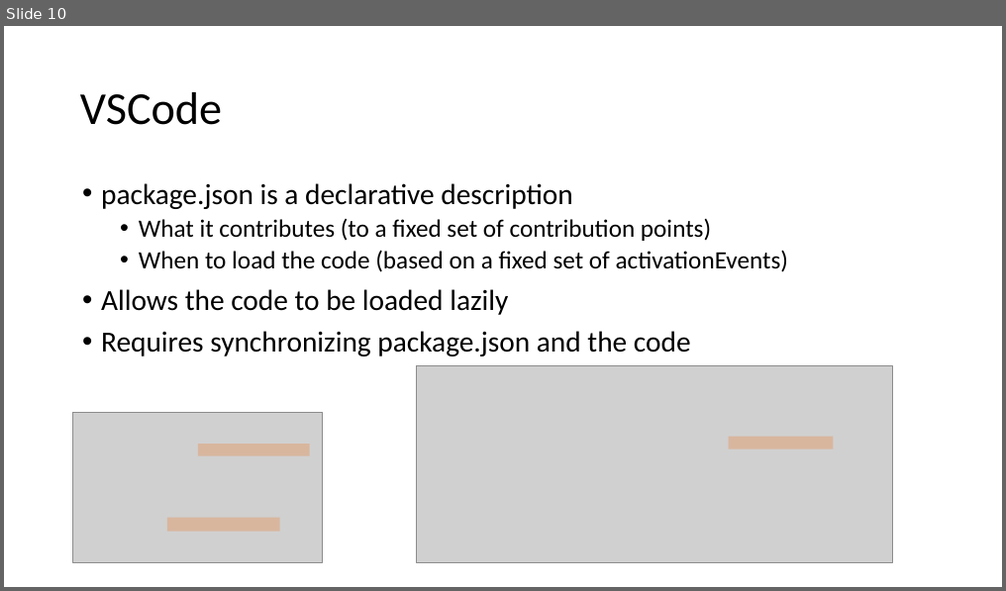
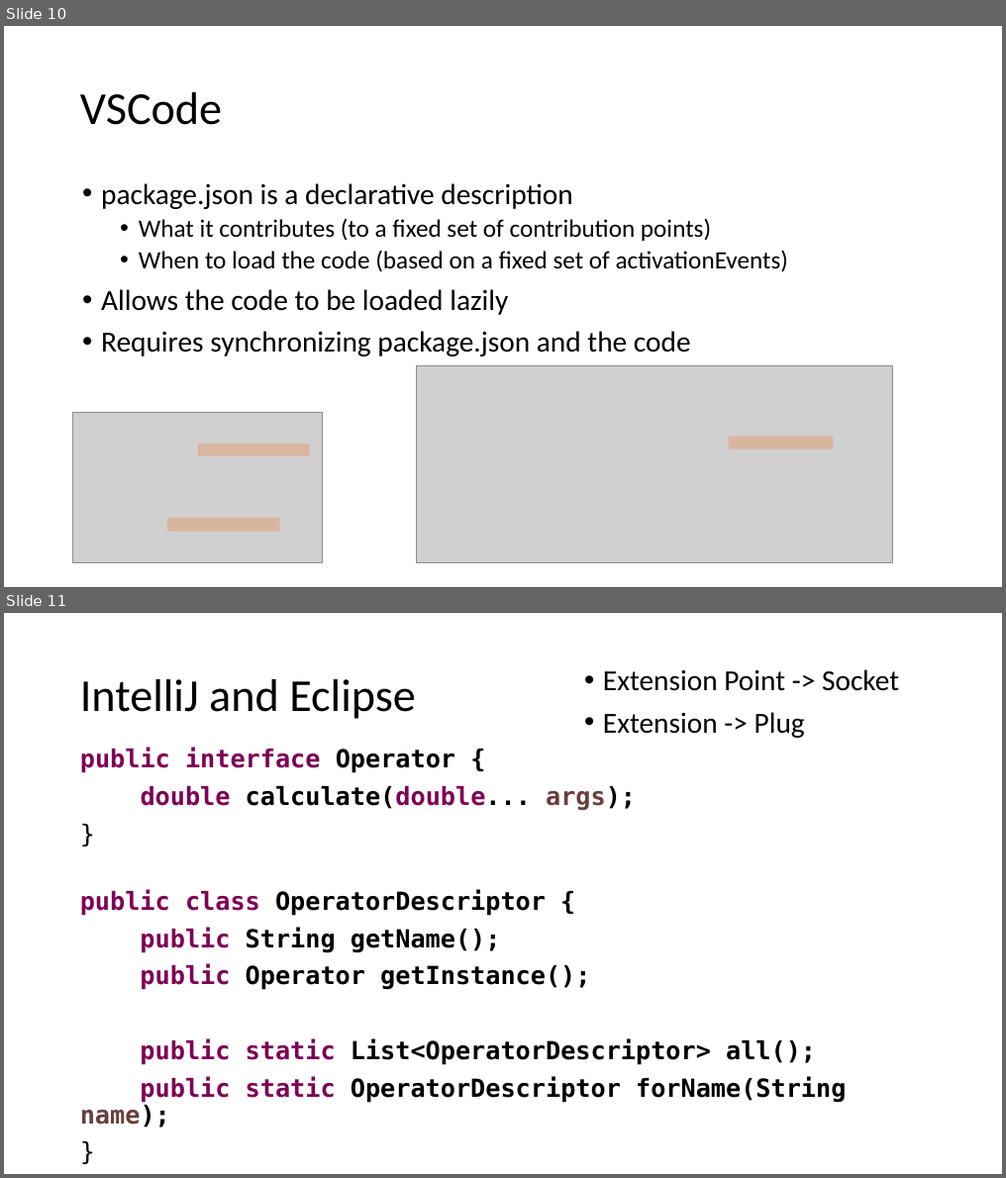
Before and after one commit to diffplug/sockets-and-plugs, a slide deck: Socket and Plugs.pptx. Shown one above the other, each under a label of ours: slide 10 before the commit, slides 10 and 11 after it. The pictures are 1006x591 and 1006x1178 pixels, drawn with LibreOffice and Linux fonts; fonts in the diff are those of the drawing; grey boxes stand for pictures. Boxes give left, top, right and bottom in pixels: in the first picture for what was removed or moved away, otherwise in the second. Text is boxed around its words. In the diff, an @@ line names an element or a change of style, - is before the commit and + after.

Commit message:
Eclipse example.

```diff
--- a/Socket and Plugs.pptx
+++ b/Socket and Plugs.pptx
@@ slide 11 added at <box>4,613,1002,1174</box>, background #FFFFFF @@
@@ text added at <box>603,669,899,738</box>, 28 pt, text #000000 @@
+• Extension Point -> Socket
+• Extension -> Plug
@@ title added at <box>80,679,416,719</box>, 44 pt, text #000000 @@
+IntelliJ and Eclipse
@@ text added at <box>80,747,636,810</box>, 24 pt, text #7F0055, bold @@
+public interface Operator {
+double calculate(double... args);
+}
@@ text added at <box>80,889,846,1128</box>, 24 pt, text #000000, bold @@
+public class OperatorDescriptor {
+public String getName();
+public Operator getInstance();
+public static List<OperatorDescriptor> all();
+public static OperatorDescriptor forName(String name);
+}
```
Also in this commit, not shown: 1 slide changed, 18 other slides added, 4 slides removed, 19 other files.
